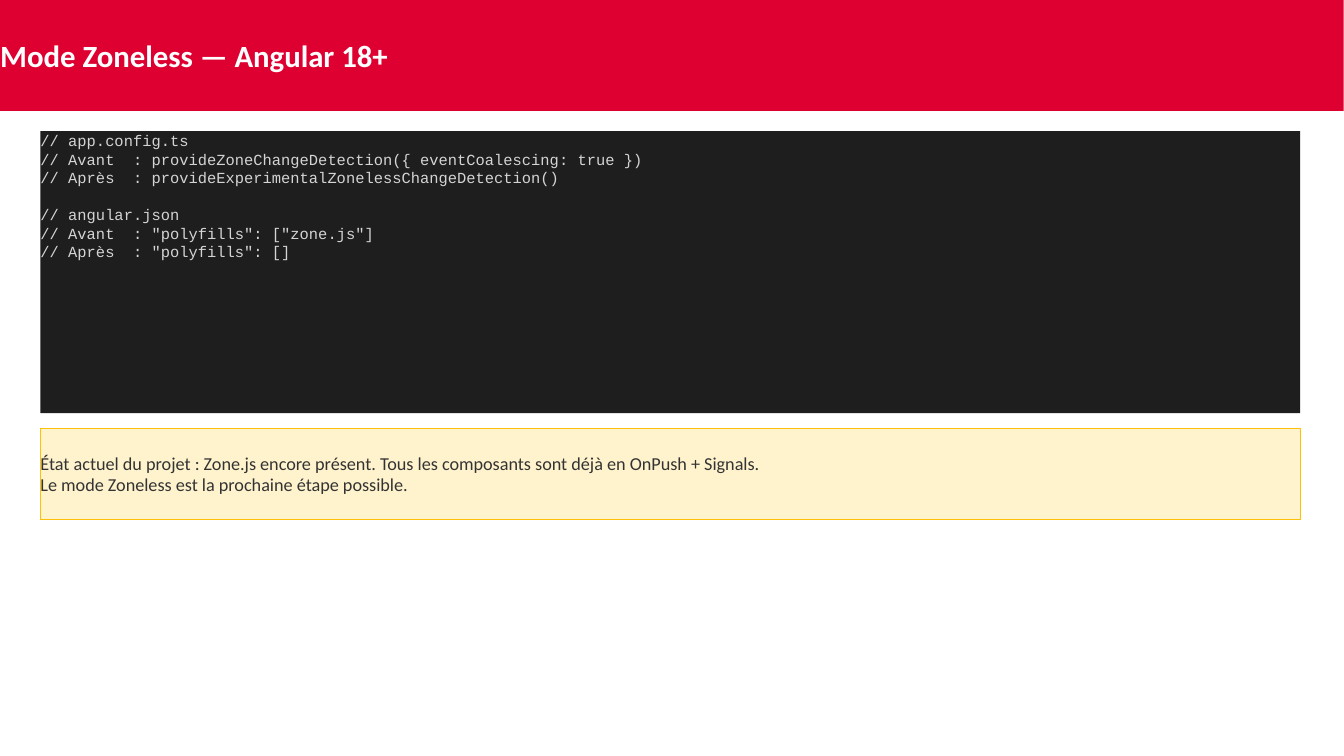
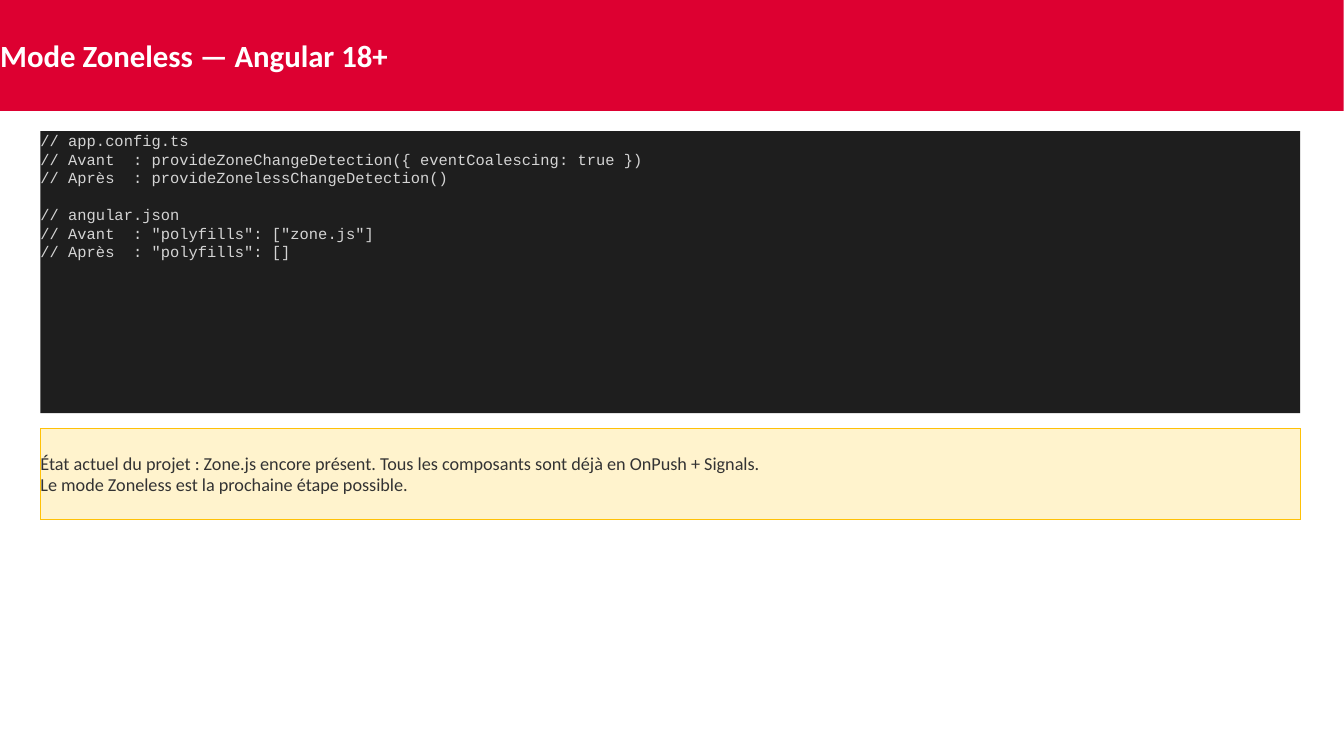
Before and after one commit to AchrafSlaoui/dojo-angular, a slide deck: slide 7 of docs/dojo-signals.pptx (slide 6 before the commit). Drawn at 1344x756 pixels with LibreOffice and Linux fonts; fonts in the diff are those of the drawing. Boxes give left, top, right and bottom in pixels: in the first picture for what was removed or moved away, otherwise in the second. Text is boxed around its words. In the diff, an @@ line names an element or a change of style, - is before the commit and + after.

```diff
--- a/docs/dojo-signals.pptx
+++ b/docs/dojo-signals.pptx
@@ text in rectangle at box(68, 172, 448, 186): text changed @@
-// Après : provideExperimentalZonelessChangeDetection()
+// Après : provideZonelessChangeDetection()
```
Also in this commit, not shown: 3 other slides changed, 1 slide added, 2 other files.
